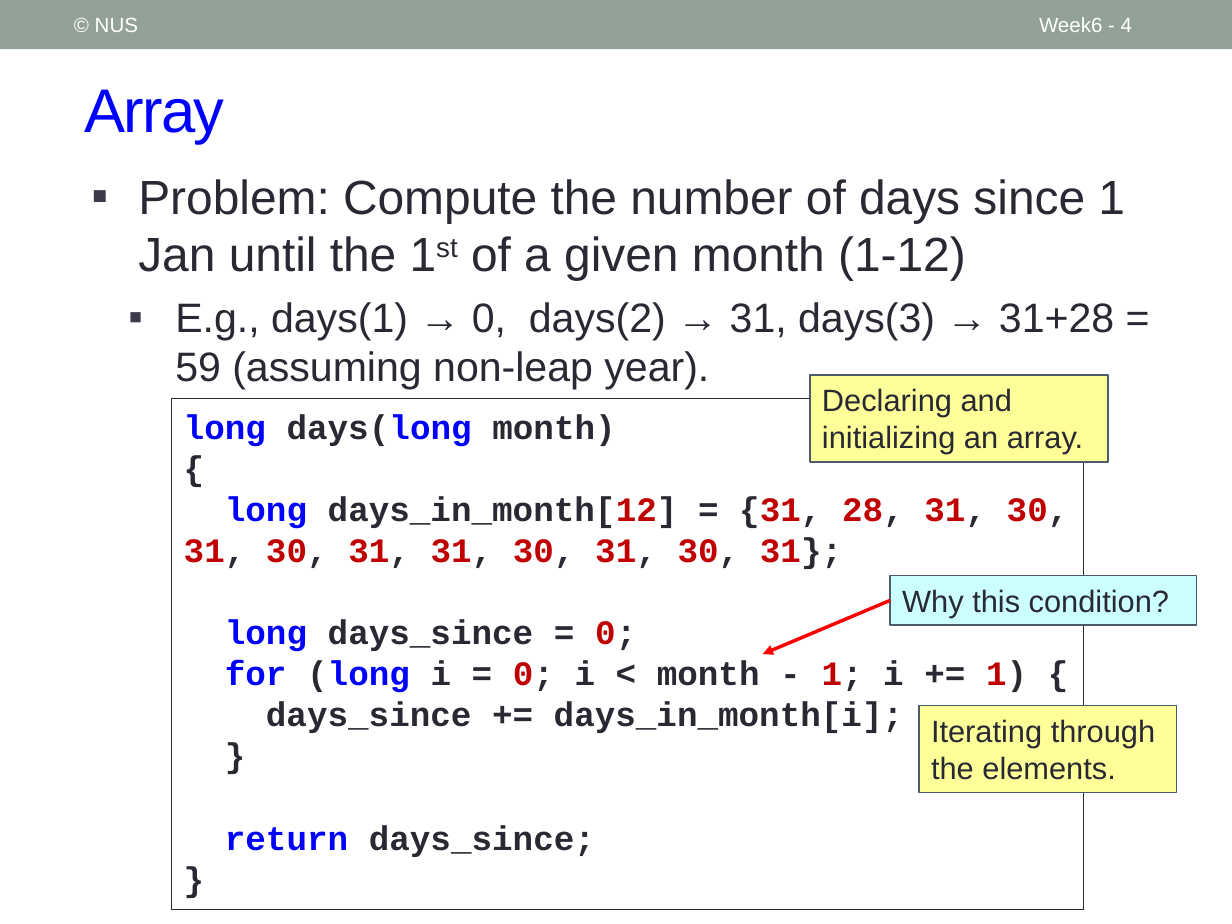
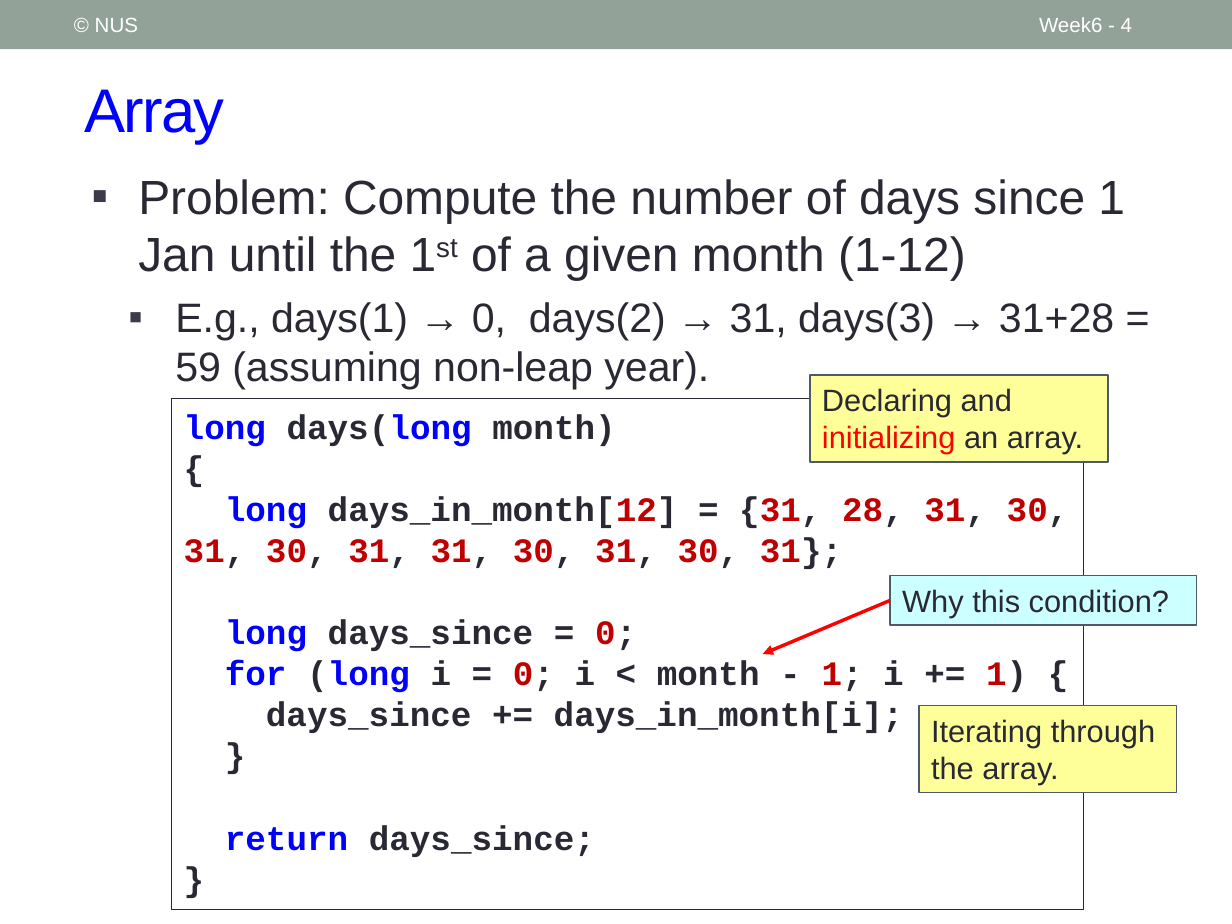
Before and after one commit to nus-cs1010-2021-s2/website, a slide deck: slide 4 of docs/slides/Week6_Recap.pptx. Drawn at 1232x924 pixels with LibreOffice and Linux fonts; fonts in the diff are those of the drawing. Boxes give left, top, right and bottom in pixels: in the first picture for what was removed or moved away, otherwise in the second. Text is boxed around its words. In the diff, an @@ line names an element or a change of style, - is before the commit and + after.

```diff
--- a/docs/slides/Week6_Recap.pptx
+++ b/docs/slides/Week6_Recap.pptx
@@ rectangle "Declaring and initializing an array." at bbox=[809, 375, 1108, 462]: text colour #292934 to #FF0000 in "initializing" @@
@@ text in rectangle at bbox=[931, 719, 1155, 784]: text changed @@
-Iterating through the elements.
+Iterating through the array.
```
Also in this commit, not shown: 3 other slides changed, 1 slide added, 19 other files.
